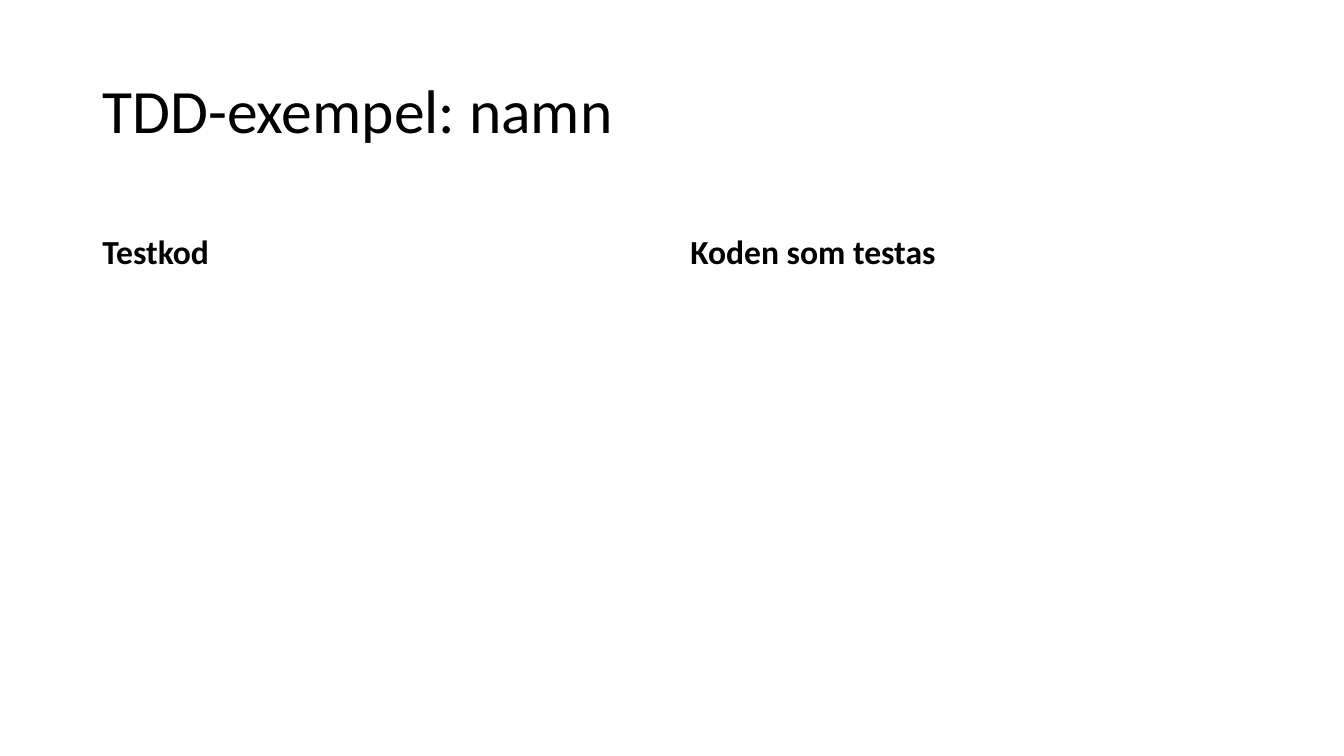
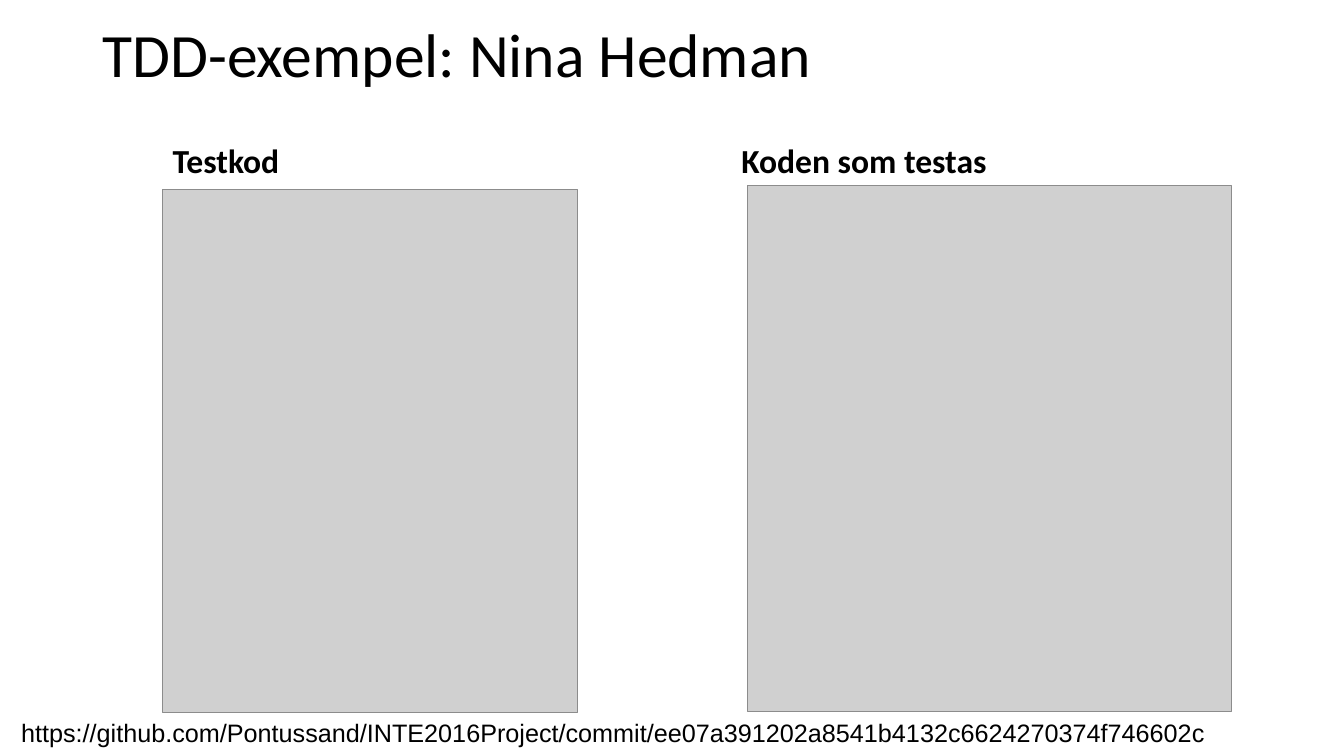
Before and after one commit to Pontussand/INTE2016Project, a slide deck: slide 10 of reports/Slutredovisning/slutredovisning_grupp2.pptx (slide 4 before the commit). Drawn at 1344x756 pixels with LibreOffice and Linux fonts; fonts in the diff are those of the drawing; grey boxes stand for pictures. Boxes give left, top, right and bottom in pixels: in the first picture for what was removed or moved away, otherwise in the second. Text is boxed around its words. In the diff, an @@ line names an element or a change of style, - is before the commit and + after.

```diff
--- a/reports/Slutredovisning/slutredovisning_grupp2.pptx
+++ b/reports/Slutredovisning/slutredovisning_grupp2.pptx
@@ text at box(103, 34, 811, 87): text changed @@
-TDD-exempel: namn
+TDD-exempel: Nina Hedman
@@ text "Testkod": place and size @@
-text "Testkod" at box(102, 240, 209, 265)
+text "Testkod" at box(173, 149, 280, 174)
@@ text "Koden som testas": place and size @@
-text "Koden som testas" at box(690, 240, 935, 265)
+text "Koden som testas" at box(741, 149, 986, 174)
@@ picture added at box(163, 190, 578, 714) @@
@@ picture added at box(748, 186, 1232, 712) @@
@@ text added at box(21, 723, 1204, 747), 18 pt, text #000000 @@
+https://github.com/Pontussand/INTE2016Project/commit/ee07a391202a8541b4132c6624270374f746602c
```
Also in this commit, not shown: 4 other slides changed, 8 slides added, 4 other files.
